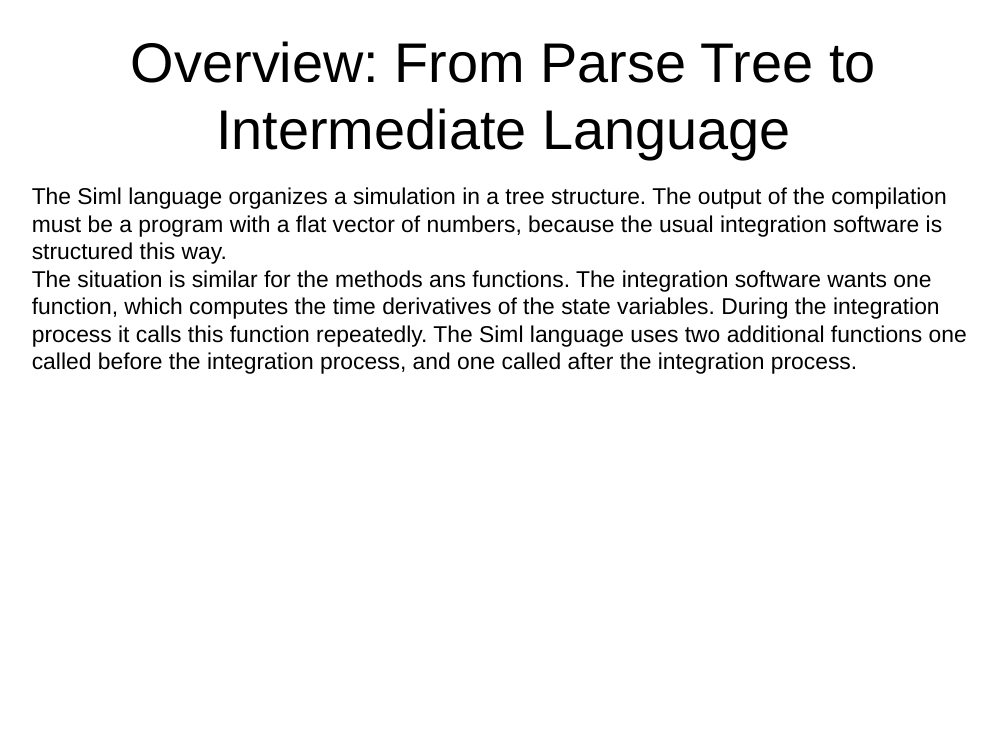
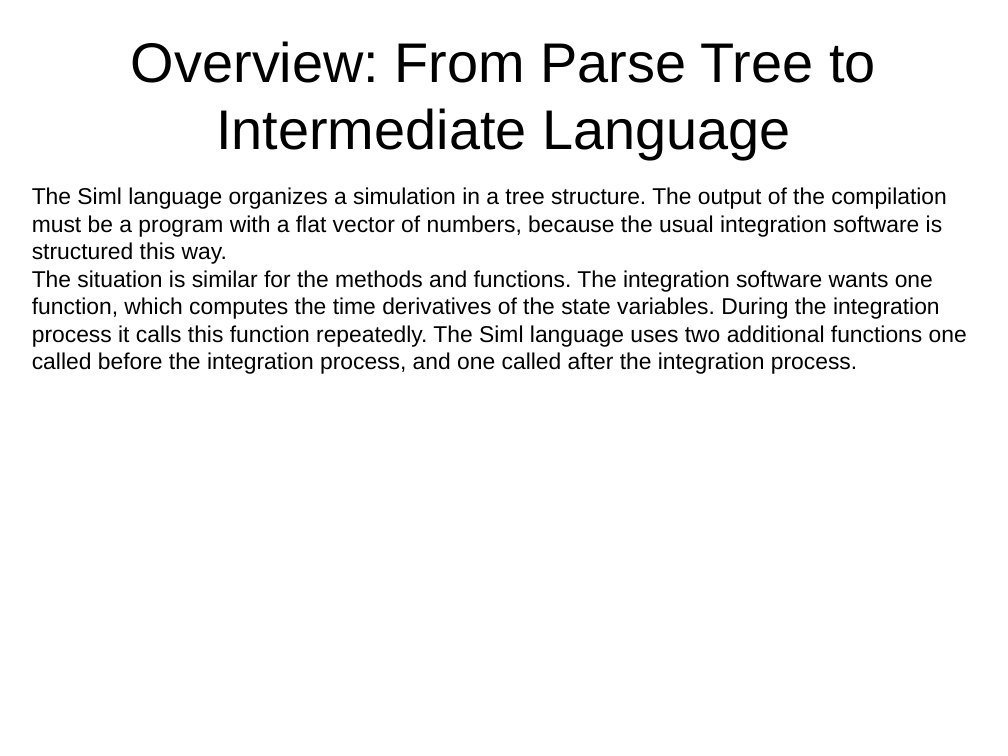
Before and after one commit to eike-welk/freeode, a slide deck: slide 4 of freeode_py/SIML Compiler Outline.odp. Drawn at 1008x756 pixels with LibreOffice and Linux fonts; fonts in the diff are those of the drawing. Boxes give left, top, right and bottom in pixels: in the first picture for what was removed or moved away, otherwise in the second. Text is boxed around its words. In the diff, an @@ line names an element or a change of style, - is before the commit and + after.

Commit message:
started implementation of function argument handling.

```diff
--- a/freeode_py/SIML Compiler Outline.odp
+++ b/freeode_py/SIML Compiler Outline.odp
@@ text at (32, 270, 967, 374): text changed @@
-The situation is similar for the methods ans functions. The integration software wants one function, which computes the time derivatives of the state variables. During the integration process it calls this function repeatedly. The Siml language uses two additional functions one called before the integration process, and one called after the integration process.
+The situation is similar for the methods and functions. The integration software wants one function, which computes the time derivatives of the state variables. During the integration process it calls this function repeatedly. The Siml language uses two additional functions one called before the integration process, and one called after the integration process.
```
Also in this commit, not shown: 4 other slides changed, 1 slide added, 3 other files.
